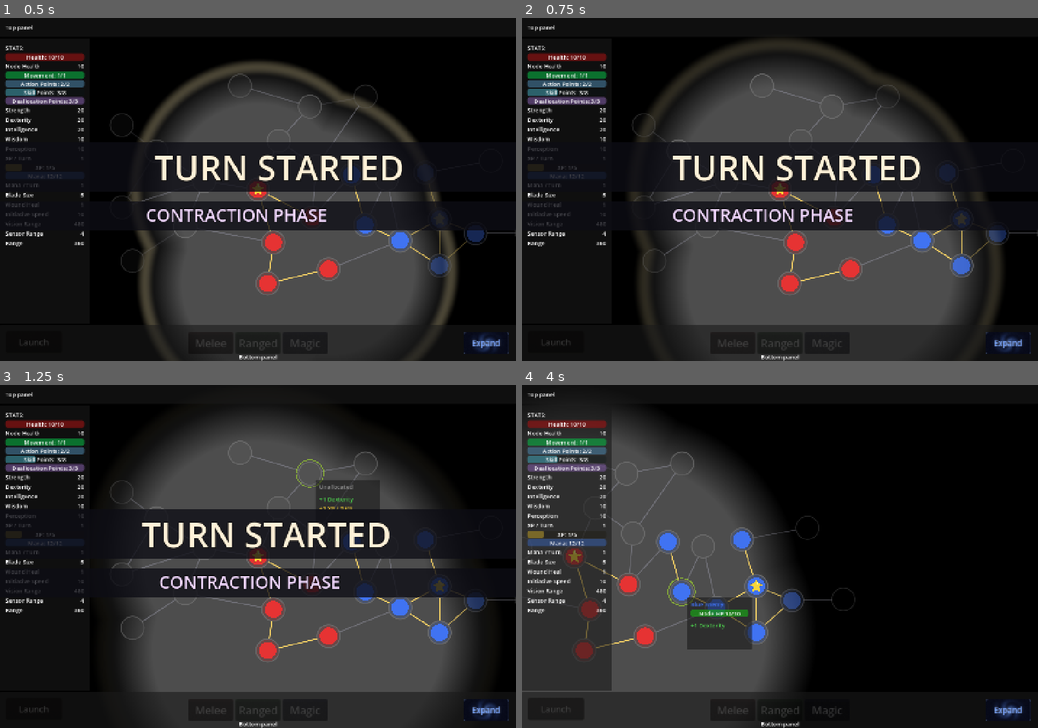
Above: before the commit, frames 1-4 (two rows, left to right).
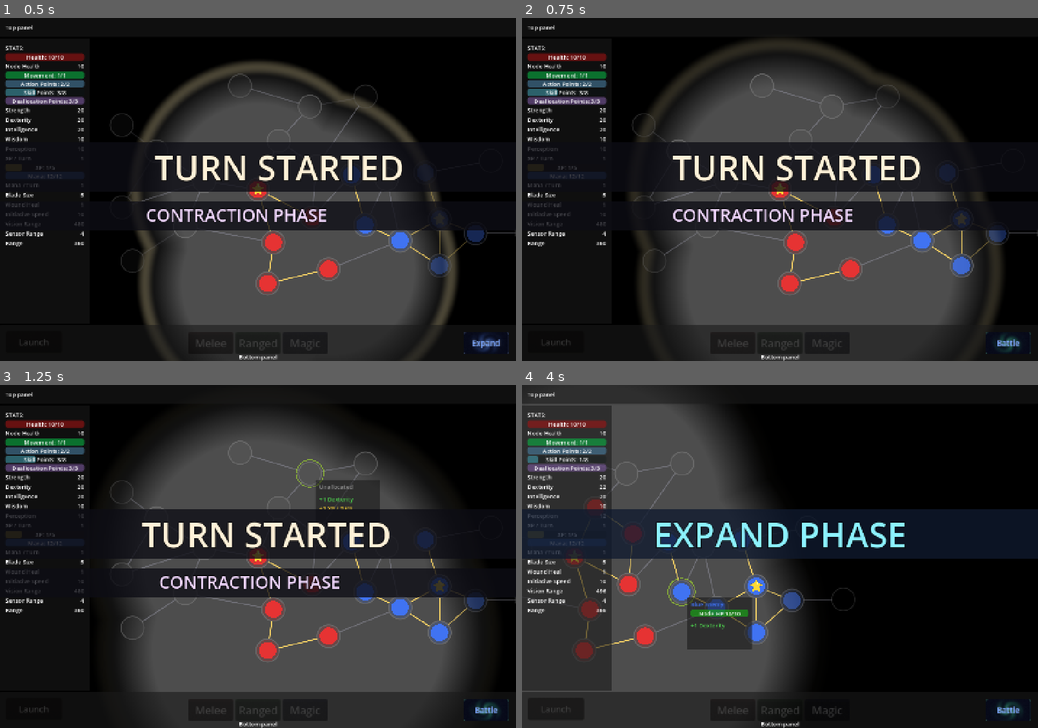
Above: after the commit, the same moments.

Repository: Koaieus/skill-tree-of-life
Game: Godot game, scene res://scenes/dev_sandbox.tscn
Same seed, same stepped clock (60 frames per second), same inputs: the game is played once before the commit and once after it.
Inputs (mouse positions are in pixels of both pictures, inside the frame that each line leads up to):
- Up to frame 1 (0.5 s): no input
- Up to frame 2 (0.75 s): tap Enter at 0.5 s; drag from (780, 189) to (831, 107) at 0.52 s
- Up to frame 3 (1.25 s): no input
- Up to frame 4 (4 s): drag from (800, 508) to (831, 583) at 1.27 s; hold Right (ui_right) 2.03-2.75 s; tap Ctrl at 2.1 s; click (831, 583) at 2.17 s; drag from (594, 607) to (527, 549) at 2.77 s; drag from (635, 532) to (681, 590) at 3.52 s

Frame 1 is identical in both runs. In frame 2, 0.1% of the frame differs, in the area x 91-97%, y 92-97%; in frame 3, 0.1%; in frame 4, 17%, in the area x 0-100%, y 0-97%.

Commit message:
feat(ui): add action shortcuts to project and to some UI buttons

Diff:
--- a/project.godot
+++ b/project.godot
@@ -60,3 +60,31 @@
 "res://tools/": "orange",
 "res://ui/": "green"
 }
+
+[input]
+
+ui_select_melee_mode={
+"deadzone": 0.2,
+"events": [Object(InputEventKey,"resource_local_to_scene":false,"resource_name":"","device":-1,"window_id":0,"alt_pressed":false,"shift_pressed":false,"ctrl_pressed":false,"meta_pressed":false,"pressed":false,"keycode":0,"physical_keycode":81,"key_label":0,"unicode":113,"location":0,"echo":false,"script":null)
+]
+}
+ui_select_ranged_mode={
+"deadzone": 0.2,
+"events": [Object(InputEventKey,"resource_local_to_scene":false,"resource_name":"","device":-1,"window_id":0,"alt_pressed":false,"shift_pressed":false,"ctrl_pressed":false,"meta_pressed":false,"pressed":false,"keycode":0,"physical_keycode":87,"key_label":0,"unicode":119,"location":0,"echo":false,"script":null)
+]
+}
+ui_select_magic_mode={
+"deadzone": 0.2,
+"events": [Object(InputEventKey,"resource_local_to_scene":false,"resource_name":"","device":-1,"window_id":0,"alt_pressed":false,"shift_pressed":false,"ctrl_pressed":false,"meta_pressed":false,"pressed":false,"keycode":0,"physical_keycode":69,"key_label":0,"unicode":101,"location":0,"echo":false,"script":null)
+]
+}
+ui_launch_attack={
+"deadzone": 0.2,
+"events": [Object(InputEventKey,"resource_local_to_scene":false,"resource_name":"","device":-1,"window_id":0,"alt_pressed":false,"shift_pressed":false,"ctrl_pressed":false,"meta_pressed":false,"pressed":false,"keycode":0,"physical_keycode":32,"key_label":0,"unicode":32,"location":0,"echo":false,"script":null)
+]
+}
+ui_end_turn={
+"deadzone": 0.2,
+"events": [Object(InputEventKey,"resource_local_to_scene":false,"resource_name":"","device":-1,"window_id":0,"alt_pressed":false,"shift_pressed":false,"ctrl_pressed":false,"meta_pressed":false,"pressed":false,"keycode":0,"physical_keycode":4194309,"key_label":0,"unicode":0,"location":0,"echo":false,"script":null)
+]
+}
--- a/ui/attack_mode_bar/attack_mode_bar.tscn
+++ b/ui/attack_mode_bar/attack_mode_bar.tscn
@@ -2,6 +2,24 @@
 
 [ext_resource type="PackedScene" uid="uid://vntdpku7608y" path="res://ui/attack_mode_bar/attack_mode_button.tscn" id="1_lgd3m"]
 [ext_resource type="Script" uid="uid://dbby8cnmigwn0" path="res://ui/attack_mode_bar/attack_mode_bar.gd" id="1_lh5ky"]
+
+[sub_resource type="InputEventAction" id="InputEventAction_hcxj6"]
+action = &"ui_select_melee_mode"
+
+[sub_resource type="Shortcut" id="Shortcut_cxu8c"]
+events = [SubResource("InputEventAction_hcxj6")]
+
+[sub_resource type="InputEventAction" id="InputEventAction_cxu8c"]
+action = &"ui_select_ranged_mode"
+
+[sub_resource type="Shortcut" id="Shortcut_yg4qb"]
+events = [SubResource("InputEventAction_cxu8c")]
+
+[sub_resource type="InputEventAction" id="InputEventAction_65xm6"]
+action = &"ui_select_magic_mode"
+
+[sub_resource type="Shortcut" id="Shortcut_ei3j1"]
+events = [SubResource("InputEventAction_65xm6")]
 
 [node name="ActionBar" type="HBoxContainer" unique_id=479899127]
 offset_right = 392.0
@@ -14,6 +32,7 @@
 layout_mode = 2
 size_flags_horizontal = 0
 size_flags_vertical = 0
+shortcut = SubResource("Shortcut_cxu8c")
 text = "Melee"
 tint = Color(1, 0, 0, 1)
 attack_mode = 1
@@ -22,6 +41,7 @@
 layout_mode = 2
 size_flags_horizontal = 0
 size_flags_vertical = 0
+shortcut = SubResource("Shortcut_yg4qb")
 text = "Ranged"
 tint = Color(0, 1, 0, 1)
 attack_mode = 2
@@ -30,6 +50,7 @@
 layout_mode = 2
 size_flags_horizontal = 0
 size_flags_vertical = 0
+shortcut = SubResource("Shortcut_ei3j1")
 text = "Magic"
 tint = Color(0, 0, 1, 1)
 attack_mode = 3
--- a/ui/end_turn_button/end_turn_button.tscn
+++ b/ui/end_turn_button/end_turn_button.tscn
@@ -13,6 +13,12 @@
 
 [sub_resource type="StyleBoxEmpty" id="StyleBoxEmpty_focus"]
 
+[sub_resource type="InputEventAction" id="InputEventAction_ys8lc"]
+action = &"ui_end_turn"
+
+[sub_resource type="Shortcut" id="Shortcut_0oa04"]
+events = [SubResource("InputEventAction_ys8lc")]
+
 [sub_resource type="ShaderMaterial" id="ShaderMaterial_bg"]
 resource_local_to_scene = true
 shader = ExtResource("2_vortex")
@@ -23,6 +29,7 @@
 shader_parameter/glow_strength = 0.0
 shader_parameter/active_strength = 0.0
 shader_parameter/disabled_strength = 0.0
+shader_parameter/phase_blend = 0.0
 
 [sub_resource type="LabelSettings" id="LabelSettings_text"]
 font_size = 22
@@ -41,6 +48,7 @@
 theme_override_styles/hover = SubResource("StyleBoxEmpty_hover")
 theme_override_styles/disabled = SubResource("StyleBoxEmpty_disabled")
 theme_override_styles/focus = SubResource("StyleBoxEmpty_focus")
+shortcut = SubResource("Shortcut_0oa04")
 text = "End Turn"
 script = ExtResource("1_endturn")
 
--- a/ui/launch_attack_button/launch_attack_button.tscn
+++ b/ui/launch_attack_button/launch_attack_button.tscn
@@ -12,6 +12,12 @@
 [sub_resource type="StyleBoxEmpty" id="StyleBoxEmpty_disabled"]
 
 [sub_resource type="StyleBoxEmpty" id="StyleBoxEmpty_focus"]
+
+[sub_resource type="InputEventAction" id="InputEventAction_yut8h"]
+action = &"ui_launch_attack"
+
+[sub_resource type="Shortcut" id="Shortcut_7yw0p"]
+events = [SubResource("InputEventAction_yut8h")]
 
 [sub_resource type="ShaderMaterial" id="ShaderMaterial_bg"]
 resource_local_to_scene = true
@@ -42,6 +48,7 @@
 theme_override_styles/disabled = SubResource("StyleBoxEmpty_disabled")
 theme_override_styles/focus = SubResource("StyleBoxEmpty_focus")
 disabled = true
+shortcut = SubResource("Shortcut_7yw0p")
 text = "Launch"
 script = ExtResource("1_launch")
 
